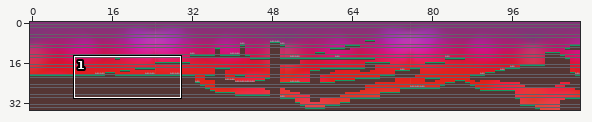
Two states of a Tiled map, android/assets/TercerNivel2.tmx. Above: a wide view before the commit, with the close-up outlined.
Close-up. Before the edit:
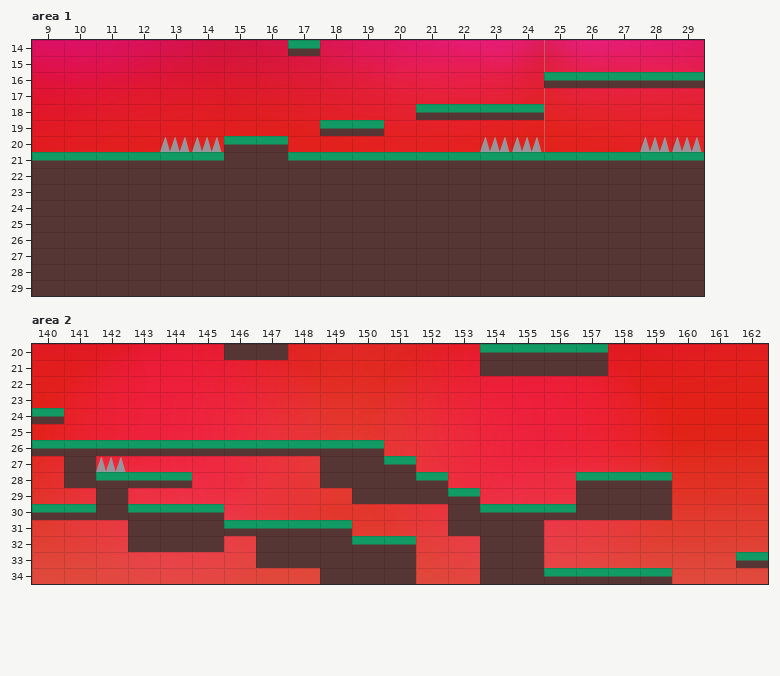
Cells are 64x32 px. Shown: area 1 x 9..29, y 14..29; area 2 x 140..162, y 20..34. The commit also changed other parts of the map, which this record leaves out.
New version:
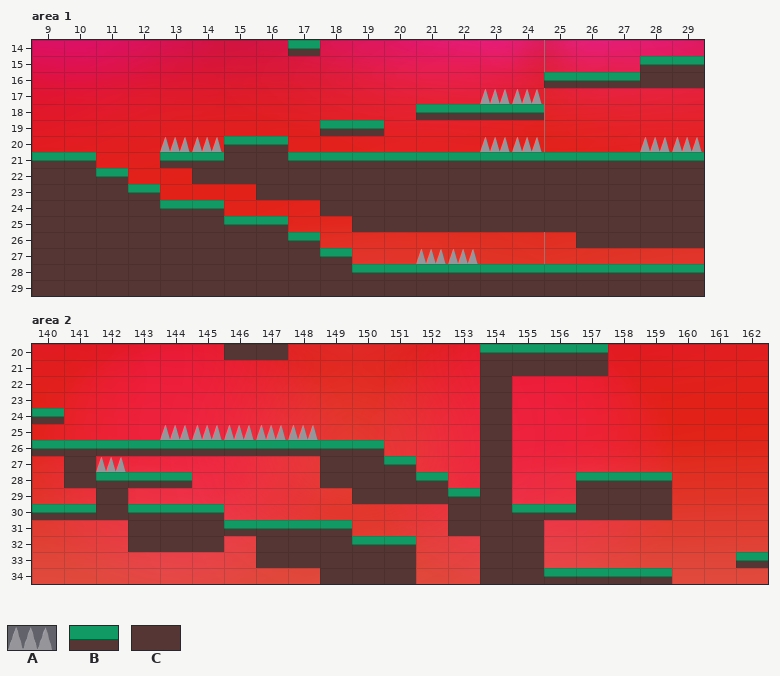
Key: from "Picos": A 2; from "Untitled-9": B 66, C 82.
_ is an empty cell, . an unchanged one.
Diff:
--- layer "pastoPicos", area 1
@@ x 23..29 @@
-15 .....__
-16 .....BB
-17 __.....
+15 .....BB
+16 .....CC
+17 AA.....
@@ x 11..29 @@
-21 BB.................
-22 CCC................
-23 .CCCC..............
-24 ..CCCCC............
-25 ....CCCC...........
-26 ......CCCCCCCCC....
-27 .......CCCCCCCCCCCC
-28 ........CCCCCCCCCCC
+21 __.................
+22 B__................
+23 .B___..............
+24 ..BB___............
+25 ....BB__...........
+26 ......B________....
+27 .......B__AA_______
+28 ........BBBBBBBBBBB
--- layer "pastoPicos", area 2
@@ x 144..154 @@
-22 .........._
-23 .........._
-24 .........._
-25 _____....._
-26 .........._
-27 .........._
-28 .........._
-29 .........._
-30 ..........B
+22 ..........C
+23 ..........C
+24 ..........C
+25 AAAAA.....C
+26 ..........C
+27 ..........C
+28 ..........C
+29 ..........C
+30 ..........C
Changed places in both close-ups, as pixel boxes (x1, y1, x2, y2):
changed: (640, 56, 704, 81)
added: (480, 89, 542, 104)
changed: (96, 152, 704, 273)
changed: (480, 376, 512, 513)
added: (160, 425, 318, 440)
